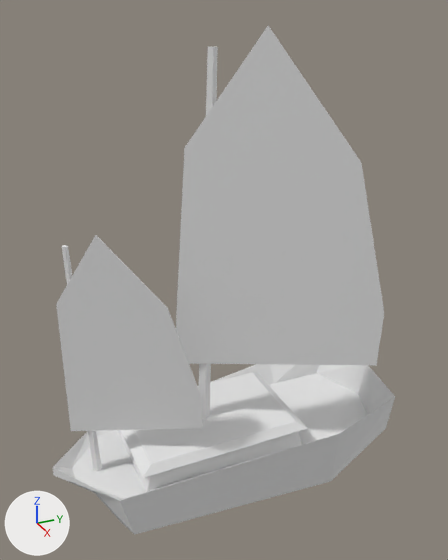
Two versions of the Blender file wip/ship.blend, one commit apart.
Rendered twice from a 50 mm camera at (5.21, -2.31, 4.97) aimed at (-0.03, 0.05, 2.35). The axes (+X, +Y, +Z) are drawn at lower left. The lights are the same throughout. The first picture is the older version.

The first picture shows 'Body', 'Sail', 'Sail.001', 'cabin', 'cabin_roof'.
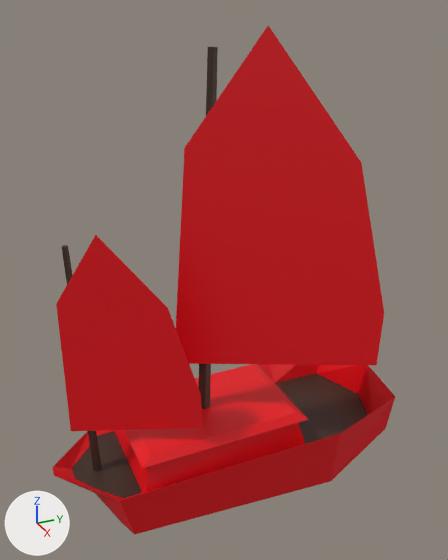
Commit message: added ship colours

What changed in the scene script:
```text
Add mat_material:
    mat_material = principled_material('Material')
    mat_material.base_color = (0.0455, 0.0201, 0.0119)  # brown #3c271c
Add mat_red:
    mat_red = principled_material('Red')
    mat_red.base_color = (0.8, 0.0, 0.0057)  # red #e70011
Change me_cylinder:
    used by ob_body; location = (0.0, 0.53, 0.8)
    remove me_cylinder.from_pydata(...)  # 32 vertices, 39 faces; spans x -0.81..0.81, y -2.4..1.41, z -1.21..0.09
    add me_cylinder.from_pydata(...)  # 32 vertices, 42 faces; spans x -0.81..0.81, y -2.4..1.41, z -1.21..0.09
    me_cylinder part 1
    3 faces are deleted
    6 new faces join them, mat_red (red #e70011)
    me_cylinder part 2: 31 faces spanning x -0.81..0.81, y -2.4..1.41, z -1.21..0.09 switch from no material to mat_red (red #e70011)
    me_cylinder part 3: 5 faces spanning x -0.63..0.63, y -2.2..1.33, z -0.33 switch from no material to mat_material (brown #3c271c)
Change me_cylinder_001:
    where me_cylinder_001.from_pydata(...)  # 23 vertices, 19 faces; spans x -2.36..2.15, y -0.5..1.59, z -7.12..7.69
    used by ob_sail; location = (0.1, -0.02, 2.4); rotation_euler = (-7.364, 1.555, -1.571), in degrees (298, 89, -90); scale = (1.0, 1.0, 0.01)
    me_cylinder_001 part 4: all 8 faces centred in x -1.85..0.88, y -0.43..1.59, z 5.69..7.69 switch from no material to mat_red (red #e70011)
    me_cylinder_001 part 5: all 11 faces centred in x -2.18..2.15, y -0.25..-0.12, z -4.08..5.17 switch from no material to mat_material (brown #3c271c)
Change me_cylinder_002:
    where me_cylinder_002.from_pydata(...)  # 23 vertices, 19 faces; spans x -2.36..2.15, y -0.5..1.59, z -7.12..7.69
    used by ob_sail_001; location = (0.06, -1.36, 1.59); rotation_euler = (-4.222, 1.523, 1.571), in degrees (-242, 87, 90); scale = (0.642, 0.642, 0.00642)
    me_cylinder_002 part 6: all 11 faces centred in x -2.18..2.15, y -0.25..-0.12, z -4.08..5.17 switch from no material to mat_material (brown #3c271c)
    me_cylinder_002 part 7: all 8 faces centred in x -1.85..0.88, y -0.43..1.59, z 5.69..7.69 switch from no material to mat_red (red #e70011)
Change me_cube_002:
    where me_cube_002.from_pydata(...)  # 8 vertices, 6 faces; spans x -1.0..1.0, y -1.0..1.0, z -1.0..1.11
    add me_cube_002.materials.append(mat_red)  # red #e70011
Change me_cube_003:
    where me_cube_003.from_pydata(...)  # 8 vertices, 6 faces; spans x -1.0..1.0, y -1.0..1.0, z -1.0..1.11
    used by ob_cabin_roof; location = (0.0, -0.17, 0.75); scale = (0.601, 0.928, 0.0362)
    me_cube_003 part 8: all 5 faces centred in x -0.94..0.94, y -0.94..0.94, z 0.06..1.11 switch from no material to mat_red (red #e70011)
    add me_cube_003.materials.append(mat_material)  # brown #3c271c
Change ob_cabin:
    ob_cabin.location: (0.0, -0.17, 0.53) -> (0.0, -0.17, 0.65)
Change ob_cabin_roof:
    ob_cabin_roof.location: (0.0, -0.17, 0.75) -> (0.0, -0.17, 0.87)
```

Where the change shows, as pixel boxes (x1, y1, x2, y2) in the pictures (448 x 560 px):
'cabin_roof', recoloured, moved
    before: (121, 372, 308, 478)
    after: (124, 364, 308, 468)
'cabin', recoloured, moved
    before: (117, 430, 302, 492)
    after: (114, 423, 305, 493)
part 1 of me_cylinder, reshaped
    both: (317, 365, 366, 394)
part 2 of me_cylinder, recoloured (white to red)
    both: (52, 364, 395, 534)
part 3 of me_cylinder, recoloured (white to brown)
    both: (72, 373, 368, 498)
part 4 of me_cylinder_001, recoloured (white to red)
    both: (176, 25, 384, 366)
part 5 of me_cylinder_001, recoloured (white to brown)
    before: (198, 47, 218, 418)
    after: (198, 47, 218, 409)
part 6 of me_cylinder_002, recoloured
    both: (62, 245, 102, 471)
part 7 of me_cylinder_002, recoloured (white to red)
    both: (56, 235, 203, 431)
